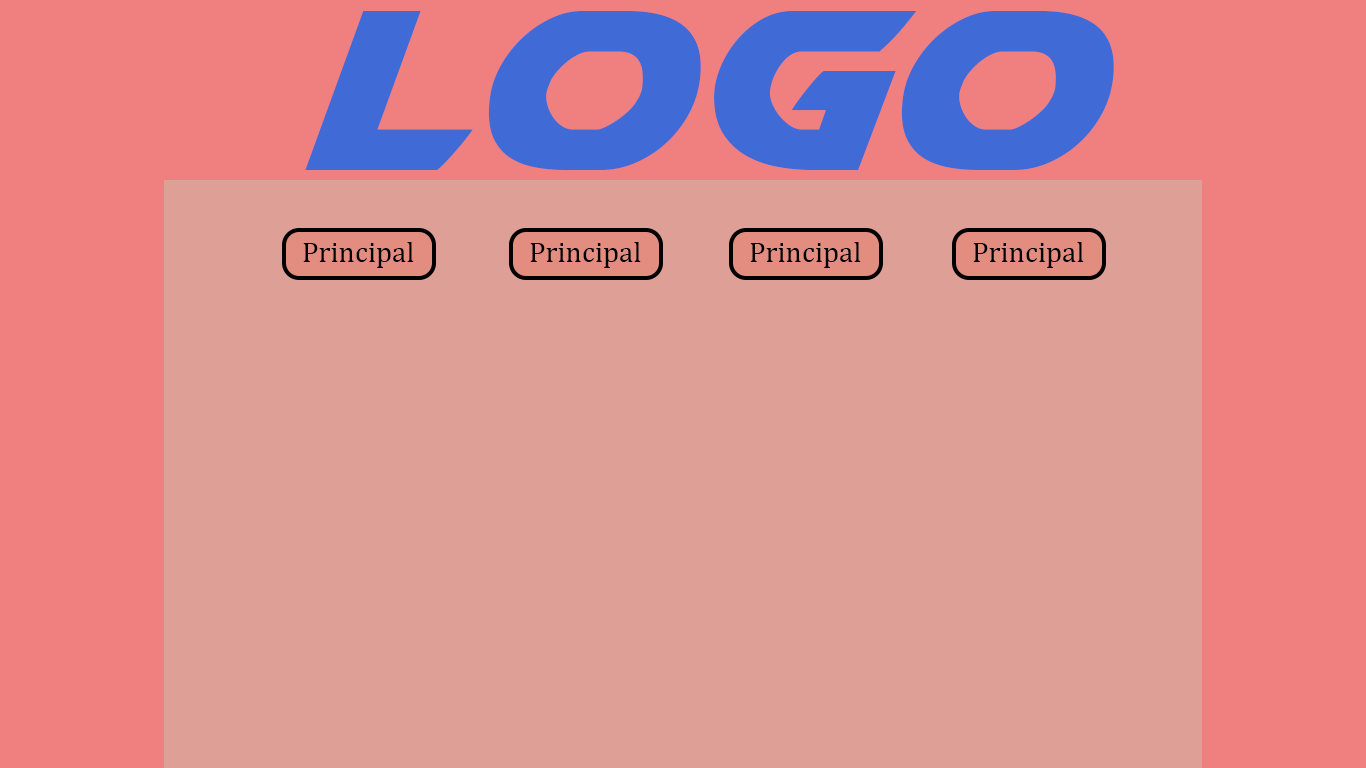
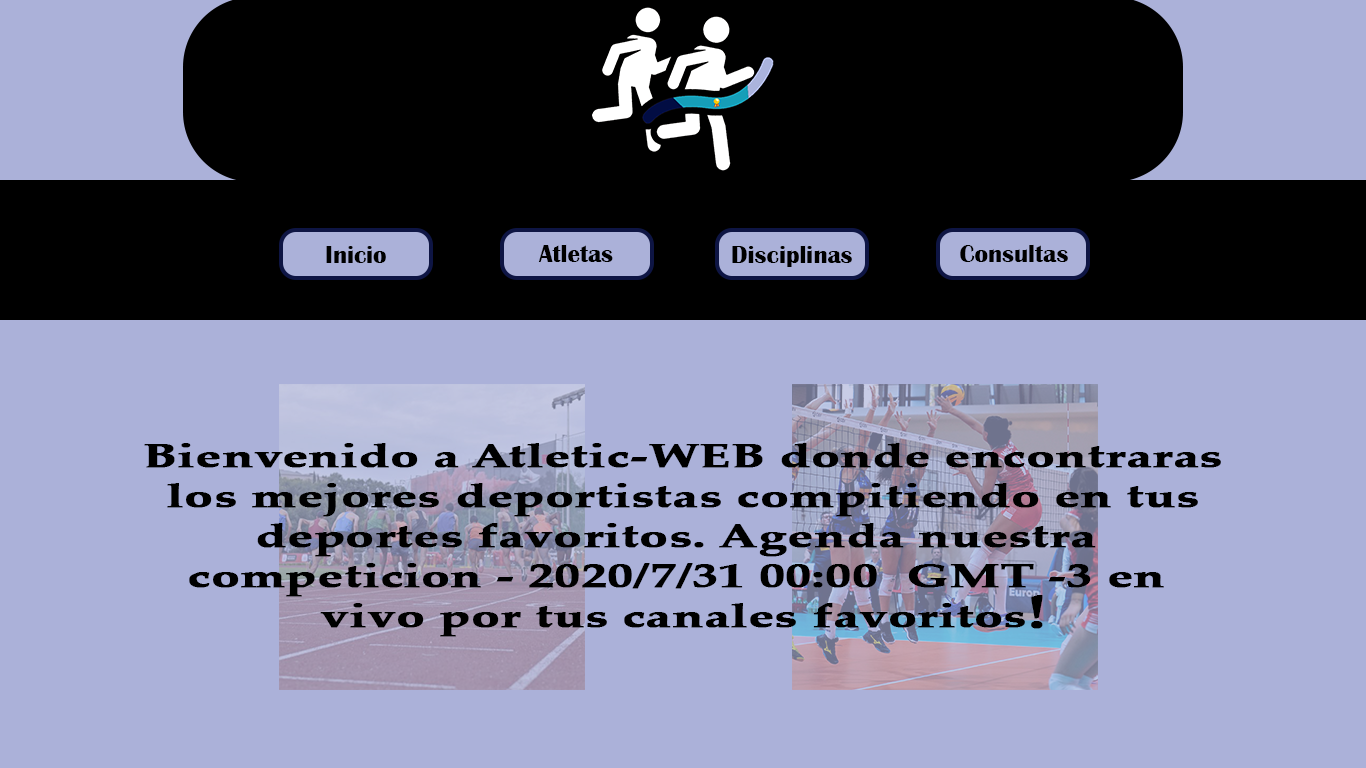
The second (1366, 768) image is a revision of the first. Changes to its layers:
removed layer "logo" over [305, 11, 1114, 170]
removed layer "Rectángulo 2" over [164, 0, 1202, 180]
removed layer "Rectángulo 1" (1st of 2) over [1202, 0, 1366, 768]
removed layer "Rectángulo 1" (2nd of 2) over [0, 0, 164, 768]
added layer "Bienvenido a Atletic-WEB donde encontraras los mejores deportis" above "202759__DSC0819" over [144, 443, 1221, 637]
added layer "202759__DSC0819" (35%) above "atletismo-barcelona-wang_resultado-scaled-870x580_c" over [792, 384, 1098, 690]
added layer "atletismo-barcelona-wang_resultado-scaled-870x580_c" (35%) above "LOGOv0.1" over [279, 384, 585, 690]
added layer "LOGOv0.1" above "BotonMenu 2 copia 2" over [592, 0, 774, 180]
renamed "Principal" to "Consultas", painted on it over [960, 242, 1084, 268]
painted on "Rectángulo redondeado 1" (1st of 4, in "BotonMenu 2 copia 2") over [936, 228, 1106, 280]
renamed "Principal" to "Disciplinas", painted on it over [732, 242, 861, 268]
painted on "Rectángulo redondeado 1" (2nd of 4, in "BotonMenu 2 copia") over [715, 228, 883, 280]
renamed "Principal" to "Atletas", painted on it over [530, 242, 641, 268]
painted on "Rectángulo redondeado 1" (3rd of 4, in "BotonMenu 2") over [500, 228, 663, 280]
renamed "Principal" to "Inicio", painted on it over [303, 242, 414, 268]
painted on "Rectángulo redondeado 1" (4th of 4, in "BotonMenu") over [279, 228, 436, 280]
added layer "Rectángulo redondeado 2" in group "BotonMenu" over [183, 0, 1183, 182]
added layer "Rectangulo full horiz" in group "BotonMenu" over [0, 180, 1366, 320]
painted on "Fondo" over [0, 0, 1366, 768]
